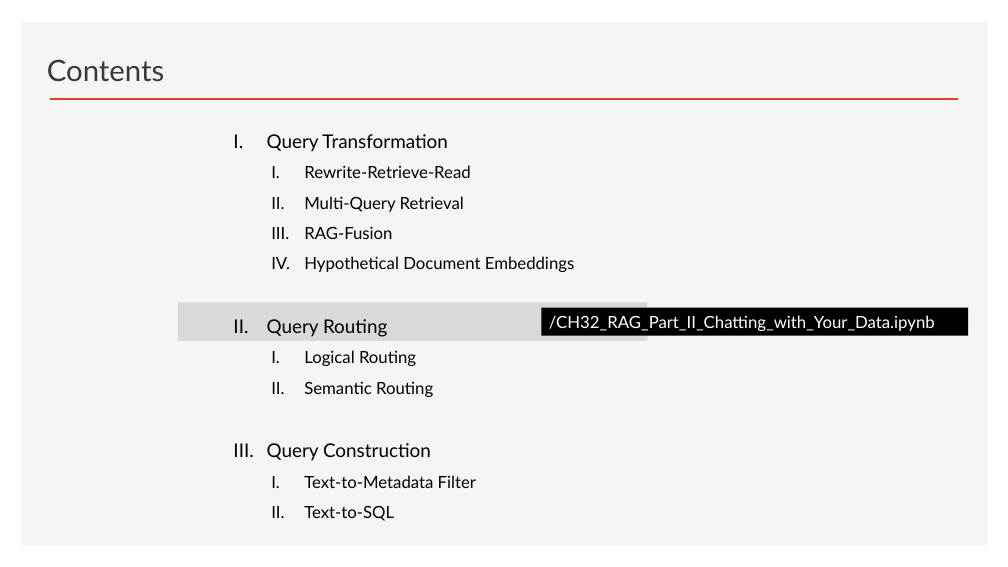
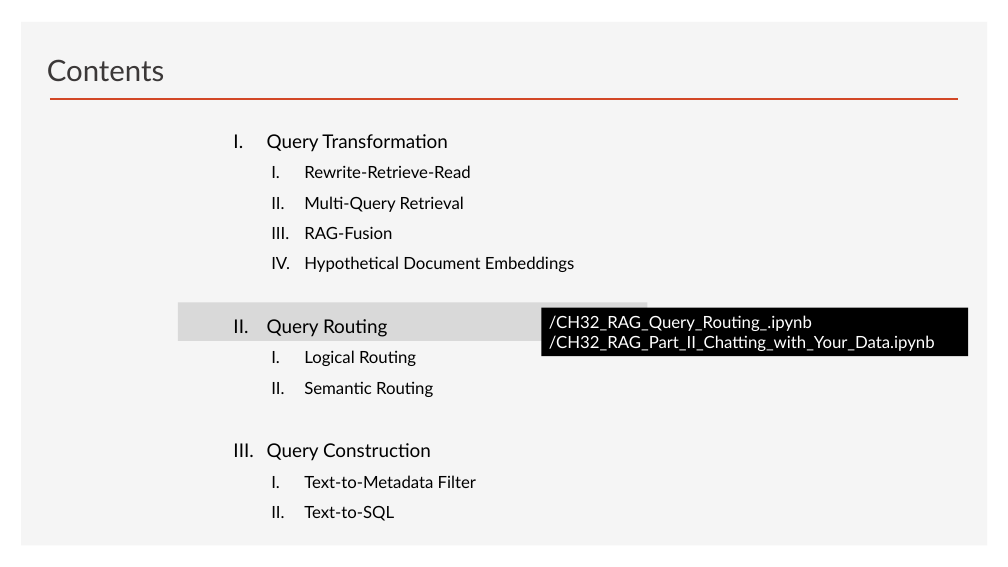
Before and after one commit to ancestor9/2026_Fall_Learning-Langchain-AI-Agent, a slide deck: slide 21 of ppts/CHAPTER 3 RAG Part II_Chatting with Your Data.pptx. Drawn at 1008x567 pixels with LibreOffice and Linux fonts; fonts in the diff are those of the drawing; background and template pictures are left out. Boxes give left, top, right and bottom in pixels: in the first picture for what was removed or moved away, otherwise in the second. Text is boxed around its words. In the diff, an @@ line names an element or a change of style, - is before the commit and + after.

```diff
--- a/ppts/CHAPTER 3 RAG Part II_Chatting with Your Data.pptx
+++ b/ppts/CHAPTER 3 RAG Part II_Chatting with Your Data.pptx
@@ rectangle "/CH32_RAG_Query_Routing_.ipynb": place and size @@
-rectangle "/CH32_RAG_Query_Routing_.ipynb" at bbox=[541, 308, 969, 336]
+rectangle "/CH32_RAG_Query_Routing_.ipynb" at bbox=[541, 308, 969, 356]
@@ text in rectangle at bbox=[549, 315, 812, 331]: paragraph added @@
+/CH32_RAG_Query_Routing_.ipynb
```
Also in this commit, not shown: 1 other slide changed.
